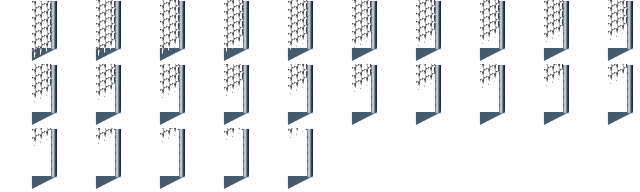
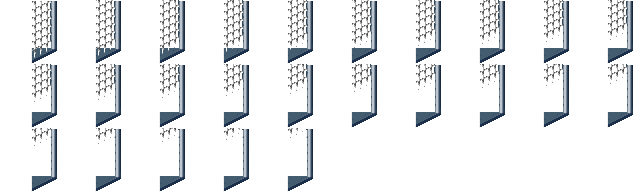
The second 640 × 192 image is a revision of the first. Changes to its layers:
added layer "Copia de Copia de Copia de Copia de Copia de Copia de Copia de Copia de Copia d…" (1st of 16) above "Copia de Copia de Copia de Copia de Copia de Copia de Copia de Copia de Copia d…" over [94, 48, 121, 64]
added layer "Copia de Copia de Copia de Copia de Copia de Copia de Copia de Copia de Copia d…" (2nd of 16) above "Copia de Copia de Copia de Copia de Copia de Copia de Copia de Copia de Copia d…" over [30, 112, 57, 128]
added layer "Copia de Copia de Copia de Copia de Copia de Copia de Copia de Copia de Copia d…" (3rd of 16) above "Copia de Copia de Copia de Copia de Copia de Copia de Copia de Copia de Copia d…" over [30, 176, 57, 192]
added layer "Copia de Copia de Copia de Copia de Copia de Copia de Copia de Copia de Copia d…" (4th of 16) above "Copia de Copia de Copia de Copia de Copia de Copia de Copia de Copia de Copia d…" over [94, 112, 121, 128]
added layer "Copia de Copia de Copia de Copia de Copia de Copia de Copia de Copia de Copia d…" (5th of 16) above "Copia de Copia de Copia de Copia de Copia de Copia de Copia de Copia de Copia d…" over [94, 176, 121, 192]
added layer "Copia de Copia de Copia de Copia de Copia de Copia de Copia de Copia de Copia d…" (6th of 16) above "Copia de Copia de Copia de Copia de Copia de Copia de Copia de Copia de Copia d…" over [158, 176, 185, 192]
added layer "Copia de Copia de Copia de Copia de Copia de Copia de Copia de Copia de Copia d…" (7th of 16) above "Copia de Copia de Copia de Copia de Copia de Copia de Copia de Copia de Copia d…" over [158, 112, 185, 128]
added layer "Copia de Copia de Copia de Copia de Copia de Copia de Copia de Copia de Copia d…" (8th of 16) above "Copia de Copia de Copia de Copia de Copia de Copia de Copia de Copia de Copia d…" over [158, 48, 185, 64]
…and 17 more changes (17 added)
